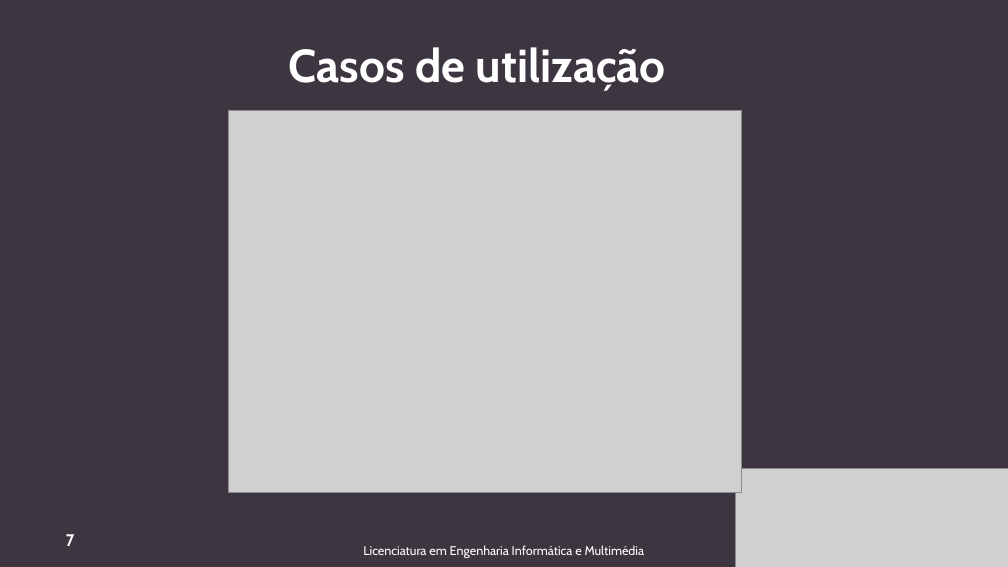
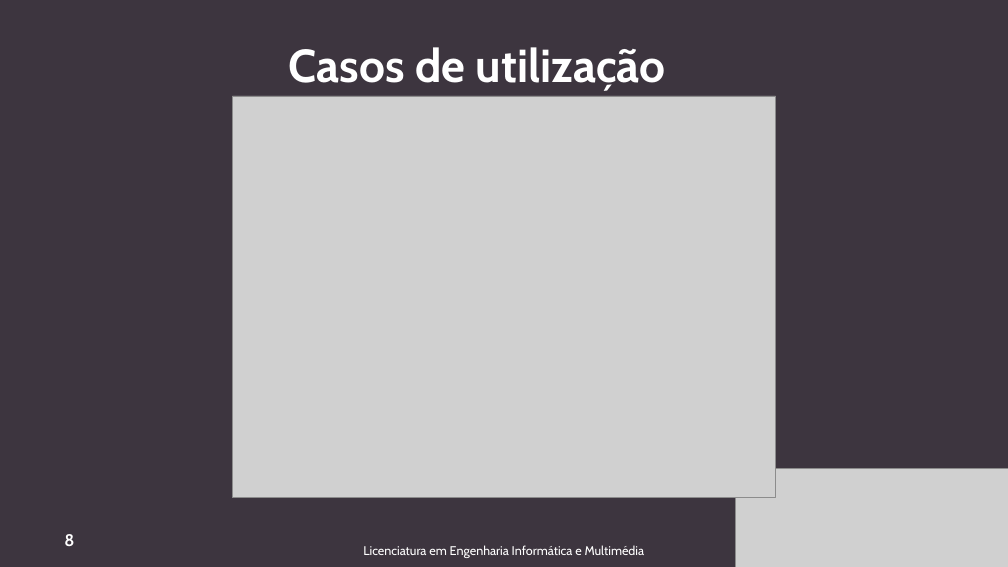
Before and after one commit to Emiwiana/Sistema-para-gera-o-autom-tica-de-Certificados-de-Curso, a slide deck: slide 8 of Planeamento/FEIM/ApresentacaoFeim_Proj41.pptx (slide 7 before the commit). Drawn at 1008x567 pixels with LibreOffice and Linux fonts; fonts in the diff are those of the drawing; grey boxes stand for pictures. Boxes give left, top, right and bottom in pixels: in the first picture for what was removed or moved away, otherwise in the second. Text is boxed around its words. In the diff, an @@ line names an element or a change of style, - is before the commit and + after.

```diff
--- a/Planeamento/FEIM/ApresentacaoFeim_Proj41.pptx
+++ b/Planeamento/FEIM/ApresentacaoFeim_Proj41.pptx
@@ picture: place and size @@
-picture at bbox=[229, 110, 742, 492]
+picture at bbox=[232, 96, 776, 498]
@@ page number at bbox=[64, 534, 74, 546]: text changed @@
-7
+8
```
Also in this commit, not shown: 5 other slides changed, 1 slide added.
